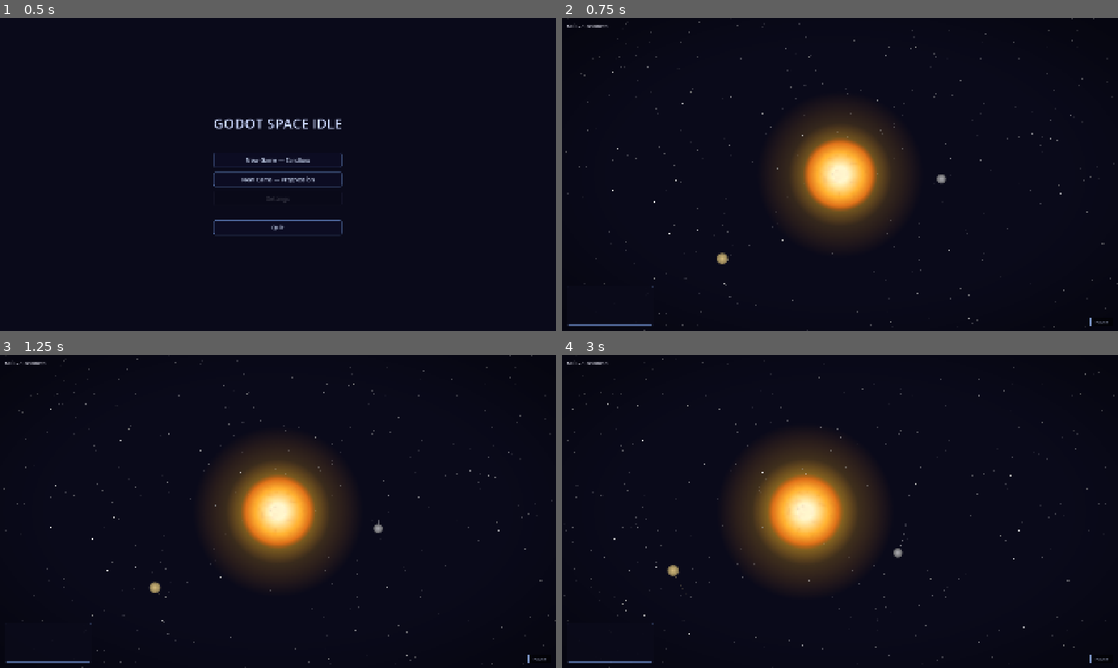
Above: before the commit, frames 1-4 (two rows, left to right).
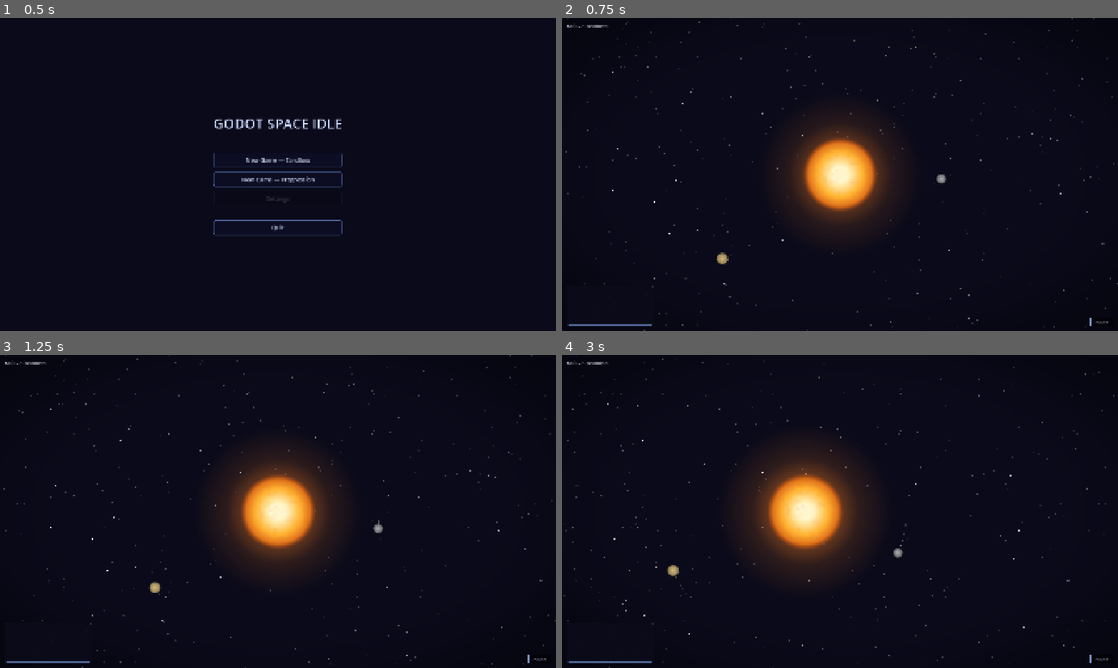
Above: after the commit, the same moments.

Repository: avantgardian/godot-space-idle
Game: Godot game, scene res://scenes/main_menu.tscn
Same seed, same stepped clock (60 frames per second), same inputs: the game is played once before the commit and once after it.
Inputs (mouse positions are in pixels of both pictures, inside the frame that each line leads up to):
- Up to frame 1 (0.5 s): no input
- Up to frame 2 (0.75 s): click "New Game — Sandbox" at 0.5 s
- Up to frame 3 (1.25 s): no input
- Up to frame 4 (3 s): click "Pause" at 1.25 s; click "Play" at 2 s; move the mouse to (962, 495) at 2.77 s; hold Right (ui_right) from 2.78 s (still down); tap L at 2.85 s; click (962, 495) at 2.92 s

Frame 1 is identical in both runs. In frame 2, 1.5% of the frame differs, in the area x 41-59%, y 35-65%; in frame 3, 1.8%; in frame 4, 2.2%, in the area x 34-53%, y 34-66%.

Commit message:
Add random star generation for Progression mode (#70)
- Parameterize sun.gd: texture/glow/_process() color use member vars
  with G-type defaults; generate() accepts optional Dictionary overrides
- Add STAR_TYPES table (O5V-M4V) with weighted rarity, mass ranges,
  texture sizes, core/glow/modulate colors
- Progression _ready() picks random star type, rolls mass in range,
  passes visual params to .generate()
- Mass label shows spectral type: 'M☉ = X.XXXX [G2V]'
- Sandbox sun unchanged (generate() with no args = G-type defaults)

Diff:
--- a/scripts/progression.gd
+++ b/scripts/progression.gd
@@ -4,21 +4,63 @@
 
 const BG_COLOR := Color(0x0a / 255.0, 0x0a / 255.0, 0x1a / 255.0)
 
+const STAR_TYPES: Array[Dictionary] = [
+	{ type="O5V", mass_min=15.0, mass_max=30.0, tex_size=320, weight=3,
+	  core_0=Color(0.7, 0.85, 1.0), core_1=Color(0.5, 0.7, 0.95), core_2=Color(0.3, 0.5, 0.8),
+	  glow_tint=Color(0.6, 0.8, 1.0), base_mod=Color(0.5, 0.7, 1.0), hot_mod=Color(0.7, 0.9, 1.0) },
+	{ type="B5V", mass_min=4.0, mass_max=12.0, tex_size=288, weight=7,
+	  core_0=Color(0.8, 0.9, 1.0), core_1=Color(0.7, 0.8, 0.95), core_2=Color(0.5, 0.65, 0.85),
+	  glow_tint=Color(0.7, 0.8, 1.0), base_mod=Color(0.65, 0.8, 0.95), hot_mod=Color(0.8, 0.9, 1.0) },
+	{ type="A5V", mass_min=1.8, mass_max=3.5, tex_size=272, weight=12,
+	  core_0=Color(1.0, 1.0, 1.0), core_1=Color(0.95, 0.95, 0.9), core_2=Color(0.85, 0.85, 0.7),
+	  glow_tint=Color(0.95, 0.95, 0.85), base_mod=Color(0.9, 0.9, 0.85), hot_mod=Color(0.85, 0.9, 1.0) },
+	{ type="F5V", mass_min=1.1, mass_max=1.8, tex_size=264, weight=18,
+	  core_0=Color(1.0, 1.0, 0.9), core_1=Color(1.0, 0.95, 0.8), core_2=Color(0.9, 0.8, 0.5),
+	  glow_tint=Color(1.0, 0.95, 0.7), base_mod=Color(1.0, 0.95, 0.7), hot_mod=Color(0.95, 0.95, 0.9) },
+	{ type="G2V", mass_min=0.8, mass_max=1.3, tex_size=256, weight=20,
+	  core_0=Color(1.0, 0.95, 0.8), core_1=Color(1.0, 0.7, 0.2), core_2=Color(0.8, 0.3, 0.05),
+	  glow_tint=Color(1.0, 0.5, 0.1), base_mod=Color(1.0, 1.0, 0.5), hot_mod=Color(1.0, 0.35, 0.05) },
+	{ type="K5V", mass_min=0.4, mass_max=0.9, tex_size=224, weight=22,
+	  core_0=Color(1.0, 0.8, 0.5), core_1=Color(1.0, 0.55, 0.2), core_2=Color(0.7, 0.2, 0.05),
+	  glow_tint=Color(1.0, 0.5, 0.1), base_mod=Color(1.0, 0.7, 0.3), hot_mod=Color(1.0, 0.3, 0.05) },
+	{ type="M4V", mass_min=0.1, mass_max=0.5, tex_size=192, weight=18,
+	  core_0=Color(1.0, 0.5, 0.25), core_1=Color(0.9, 0.3, 0.1), core_2=Color(0.5, 0.1, 0.02),
+	  glow_tint=Color(1.0, 0.3, 0.05), base_mod=Color(0.95, 0.4, 0.15), hot_mod=Color(0.6, 0.1, 0.02) },
+]
+
 var sun_mass: float = 1.0
+var _star_type: String = "G2V"
 var _mass_label: Label
 
 func _ready():
 	RenderingServer.set_default_clear_color(BG_COLOR)
 	$StarField.generate(star_seed, $Camera2D.min_zoom)
-	$Sun.generate()
+	var star_data := _pick_star_type()
+	sun_mass = randf_range(star_data.mass_min, star_data.mass_max)
+	_star_type = star_data.type
+	star_data["start_mass"] = sun_mass
+	star_data["mass_span"] = sun_mass
+	$Sun.generate(star_data)
 	_mass_label = $UI/MassLabel as Label
 	($UI as CanvasLayer).layer = 2
+
+func _pick_star_type() -> Dictionary:
+	var total := 0
+	for entry in STAR_TYPES:
+		total += entry.weight
+	var roll := randf() * total
+	var cumulative := 0.0
+	for entry in STAR_TYPES:
+		cumulative += entry.weight
+		if roll <= cumulative:
+			return entry.duplicate(true)
+	return STAR_TYPES[-1]
 
 func _process(_delta):
 	$Sun.mass = sun_mass
 
 	if _mass_label:
-		_mass_label.text = "M☉ = %.7f" % sun_mass
+		_mass_label.text = "M☉ = %.4f [%s]" % [sun_mass, _star_type]
 
 	$StarField.update_parallax($Camera2D.position, $Camera2D.zoom.x)
 	$StarField.set_blur($Camera2D.get_blur_amount())
--- a/scripts/sun.gd
+++ b/scripts/sun.gd
@@ -8,9 +8,27 @@
 var _glow_outer: Sprite2D
 var _glow_inner: Sprite2D
 
+var _star_core_0 := Color(1.0, 0.95, 0.8)
+var _star_core_1 := Color(1.0, 0.7, 0.2)
+var _star_core_2 := Color(0.8, 0.3, 0.05)
+var _star_glow_tint := Color(1.0, 0.5, 0.1)
+var _star_base_modulate := Color(1.0, 1.0, 0.5)
+var _star_hot_modulate := Color(1.0, 0.35, 0.05)
+var _star_start_mass := 1.0
+var _star_mass_span := 2.0
+
 const _SUN_SHADER := preload("res://shaders/sun_noise.gdshader")
 
-func generate():
+func generate(star_params: Dictionary = {}) -> void:
+	if star_params.has("core_0"):      _star_core_0 = star_params.core_0
+	if star_params.has("core_1"):      _star_core_1 = star_params.core_1
+	if star_params.has("core_2"):      _star_core_2 = star_params.core_2
+	if star_params.has("glow_tint"):   _star_glow_tint = star_params.glow_tint
+	if star_params.has("base_mod"):    _star_base_modulate = star_params.base_mod
+	if star_params.has("hot_mod"):     _star_hot_modulate = star_params.hot_mod
+	if star_params.has("start_mass"):  _star_start_mass = star_params.start_mass
+	if star_params.has("mass_span"):   _star_mass_span = star_params.mass_span
+	if star_params.has("tex_size"):    texture_size = star_params.tex_size
 	_generate_sun_texture()
 	_apply_sun_shader()
 	_generate_sun_glows()
@@ -30,13 +48,13 @@
 				var t := dist / radius
 				var color: Color
 				if t < 0.2:
-					color = Color(1.0, 0.95, 0.8)
+					color = _star_core_0
 				elif t < 0.6:
 					var lt := (t - 0.2) / 0.4
-					color = Color(1.0, 0.95, 0.8).lerp(Color(1.0, 0.7, 0.2), lt)
+					color = _star_core_0.lerp(_star_core_1, lt)
 				else:
 					var lt := (t - 0.6) / 0.4
-					color = Color(1.0, 0.7, 0.2).lerp(Color(0.8, 0.3, 0.05), lt)
+					color = _star_core_1.lerp(_star_core_2, lt)
 				var alpha := 1.0
 				if t > 0.85:
 					alpha = 1.0 - (t - 0.85) / 0.15
@@ -68,7 +86,9 @@
 				var dist := Vector2(x, y).distance_to(center)
 				if dist <= radius:
 					var t := dist / radius
-					image.set_pixel(x, y, Color(1.0, 0.5 + 0.5 * (1.0 - t), 0.1, (1.0 - t * t) * 0.6))
+					var brightness := 0.5 + 0.5 * (1.0 - t)
+					var alpha := (1.0 - t * t) * 0.6
+					image.set_pixel(x, y, Color(_star_glow_tint.r * brightness, _star_glow_tint.g * brightness, _star_glow_tint.b * brightness, alpha))
 		return ImageTexture.create_from_image(image)
 
 	_glow_outer = Sprite2D.new()
@@ -97,8 +117,8 @@
 	var breathe := sin(sun_time * 0.5) * 0.04 + 1.0
 	scale = Vector2(breathe, breathe)
 
-	var mass_t: float = clamp((mass - 1.0) / 2.0, 0.0, 1.0)
-	var temp_color: Color = Color(1.0, 1.0, 0.5).lerp(Color(1.0, 0.35, 0.05), mass_t)
+	var mass_t: float = clamp((mass - _star_start_mass) / _star_mass_span, 0.0, 1.0)
+	var temp_color: Color = _star_base_modulate.lerp(_star_hot_modulate, mass_t)
 	modulate = temp_color * (sin(sun_time * 1.2) * 0.05 + 0.95)
 
 	var outer_pulse := sin(sun_time * 0.25) * 0.12 + 1.12
